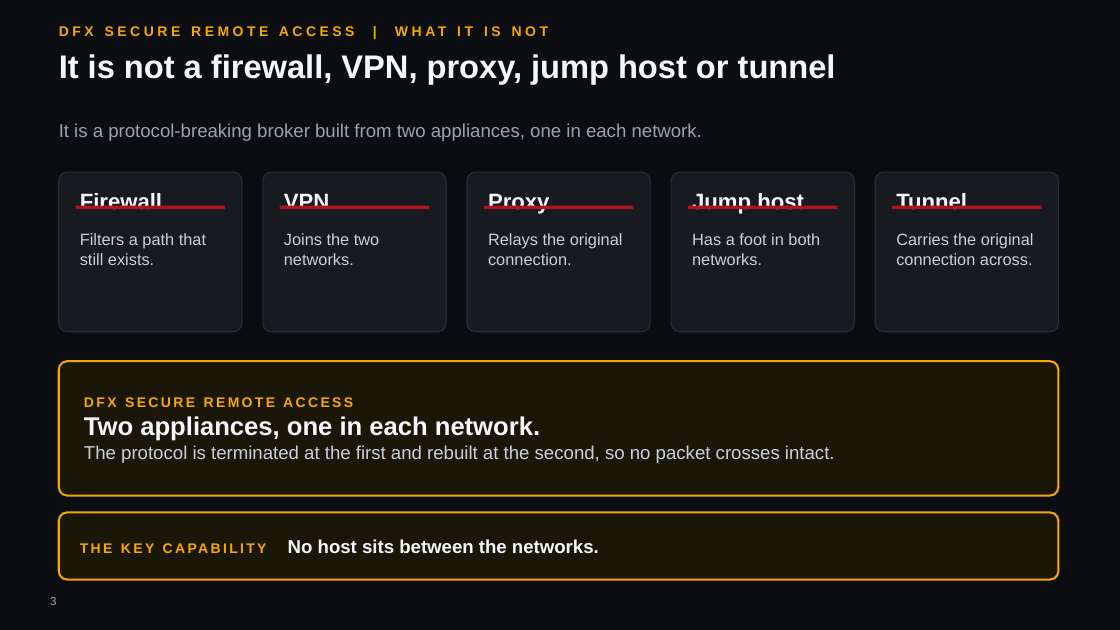
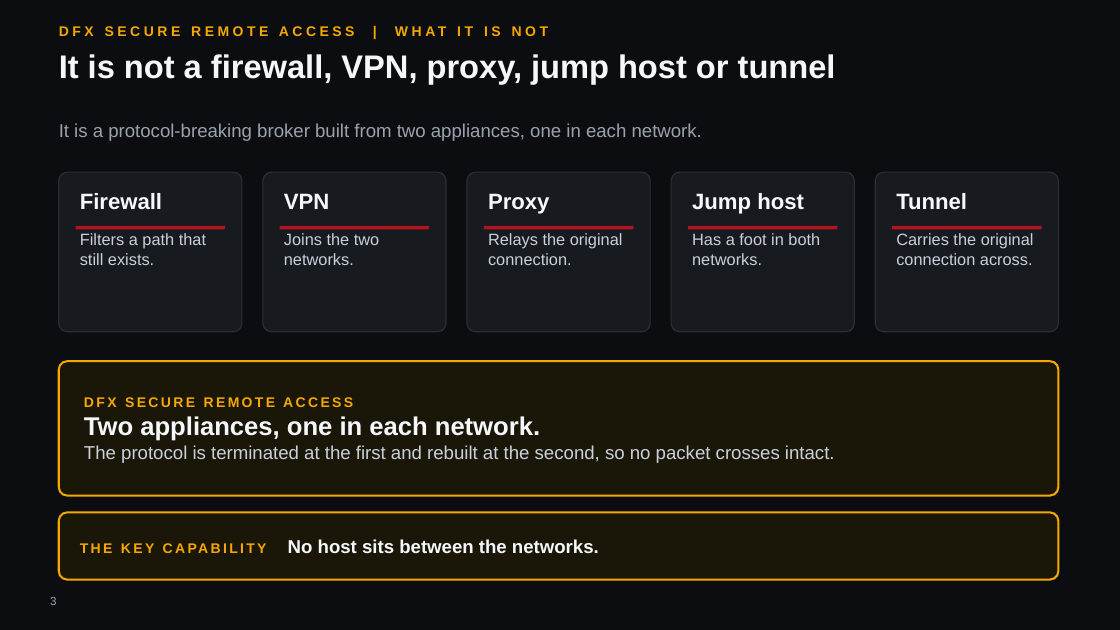
Before and after one commit to hybridus/DFX_Marketing, a slide deck: slide 3 of Projects/05_Presales_SRA_Deck/DFX_SRA_deck.pptx. Drawn at 1120x630 pixels with LibreOffice and Linux fonts; fonts in the diff are those of the drawing; background and template pictures are left out. Boxes give left, top, right and bottom in pixels: in the first picture for what was removed or moved away, otherwise in the second. Text is boxed around its words. In the diff, an @@ line names an element or a change of style, - is before the commit and + after.

```diff
--- a/Projects/05_Presales_SRA_Deck/DFX_SRA_deck.pptx
+++ b/Projects/05_Presales_SRA_Deck/DFX_SRA_deck.pptx
@@ 5 lines: place and size @@
-5 lines at <box>76,208,1042,208</box>
+5 lines at <box>76,228,1042,228</box>
```
Also in this commit, not shown: 4 other slides changed, 3 other files.
